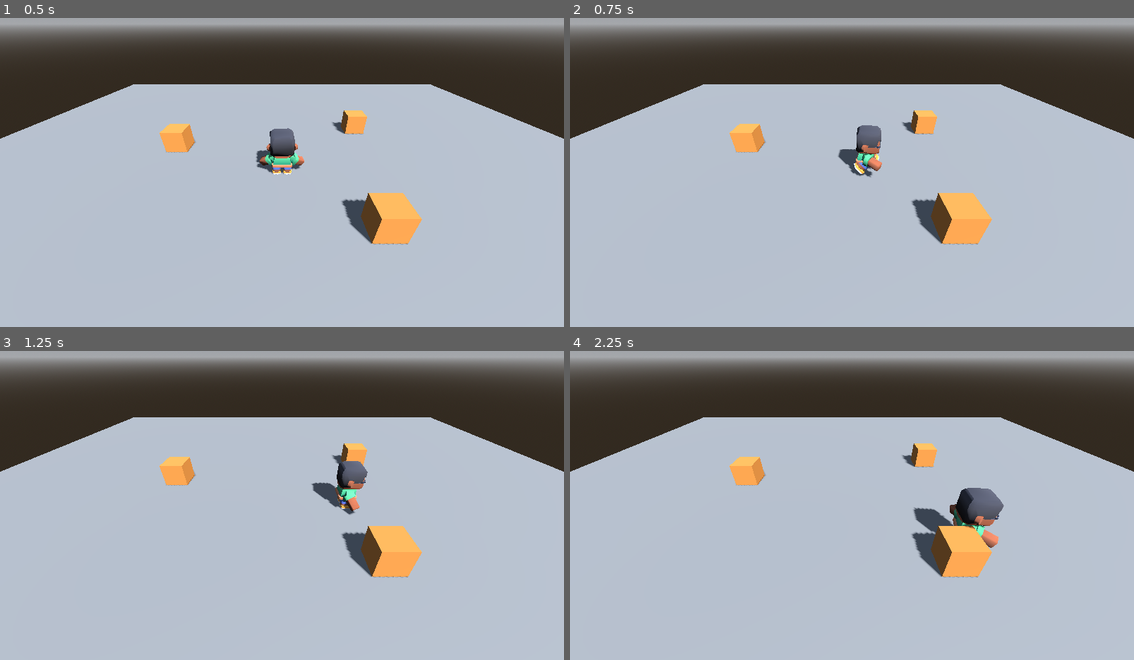
Above: before the commit, frames 1-4 (two rows, left to right).
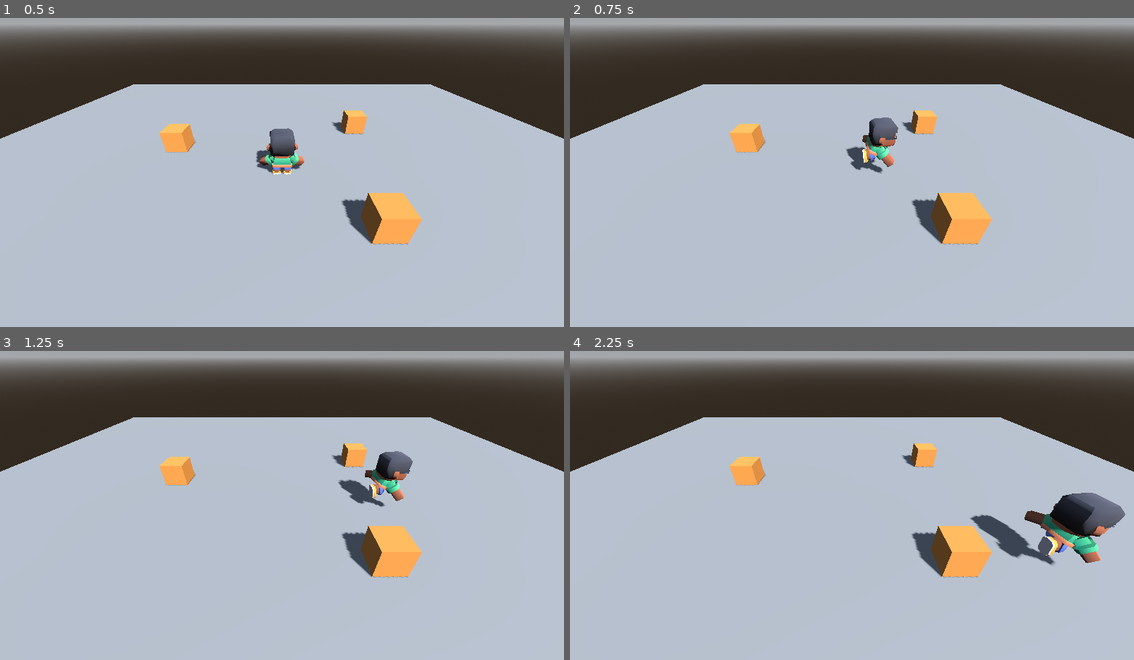
Above: after the commit, the same moments.

Repository: Tairacx/Pixel-dungeon-lite
Game: Godot game, scene res://main.tscn
Same seed, same stepped clock (60 frames per second), same inputs: the game is played once before the commit and once after it.
Inputs (mouse positions are in pixels of both pictures, inside the frame that each line leads up to):
- Up to frame 1 (0.5 s): no input
- Up to frame 2 (0.75 s): tap Enter at 0.5 s; move the mouse to (976, 153) at 0.52 s; hold D (move_right) from 0.53 s (still down); hold Shift (correr) from 0.53 s (still down)
- Up to frame 3 (1.25 s): keep holding D (move_right); keep holding Shift (correr)
- Up to frame 4 (2.25 s): move the mouse to (739, 517) at 1.27 s; release D (move_right) at 1.28 s; release Shift (correr) at 1.28 s; hold S (move_down) 1.28-2.03 s; right-click (739, 517) at 1.35 s; tap Shift (correr) at 1.55 s; move the mouse to (908, 431) at 2.02 s; hold D (move_right) from 2.03 s (still down); hold Shift (correr) from 2.03 s (still down)

Frame 1 is identical in both runs. In frame 2, 1.2% of the frame differs, in the area x 47-59%, y 32-52%; in frame 3, 1.9%; in frame 4, 4.3%, in the area x 60-99%, y 44-70%.

Commit message:
T7 Tarea A - correr con 6 m/s y estado CORRER

Diff:
--- a/personaje.gd
+++ b/personaje.gd
@@ -1,11 +1,11 @@
 extends CharacterBody3D
 
-enum Estado { QUIETO, CAMINAR, APUNTANDO }
-const RAPIDEZ = [0.0, 4.0, 2.0]   # rapidez de cada estado, en el orden del enum
+enum Estado { QUIETO, CAMINAR, CORRER, APUNTANDO }
+const RAPIDEZ = [0.0, 4.0, 6.0, 2.0]   # rapidez de cada estado, en el orden del enum
 
 @export var camara: Camera3D
 @export var speed_caminar = 4.0
-@export var speed_correr = 4.0
+@export var speed_correr = 6.0
 @export var speed_apuntando = 2.0
 @export_range(0.05, 2.0, 0.05) var tiempo_arranque = 0.1
 @onready var anim = $Modelo/AnimationPlayer
@@ -57,6 +57,8 @@
 		return Estado.QUIETO
 	if Input.is_action_pressed("apuntar"):
 		return Estado.APUNTANDO
+	if rapidez > speed_caminar + 0.1:
+		return Estado.CORRER
 	return Estado.CAMINAR
 
 
@@ -69,6 +71,8 @@
 			anim.play("idle")
 		Estado.CAMINAR:
 			anim.play("walk")
+		Estado.CORRER:
+			anim.play("sprint")
 		Estado.APUNTANDO:
 			anim.play("holding-right-shoot")
 
